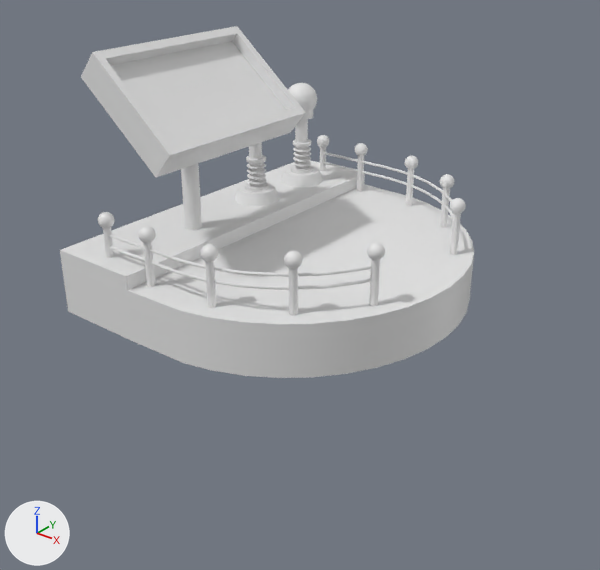
Two versions of the FBX model Assets/step04/model/04_controller.FBX, one commit apart.
Rendered twice from a camera (50 mm lens) standing at (28.61, -33.19, 4.63) and looking at (23.16, -26.38, 0.41). The axes (+X, +Y, +Z) are drawn at lower left. The lights are the same throughout. Where no turn or scale is listed for an object, it has been applied to the vertices.
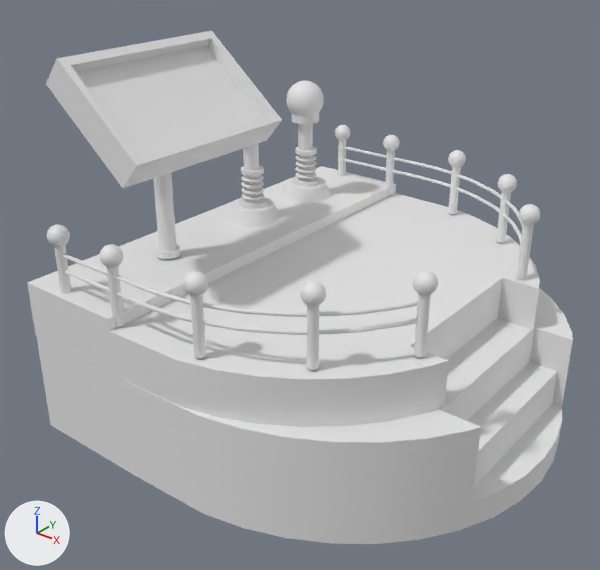
ob_group093 is not drawn itself; it is the parent of ob_sphere059, ob_untitled_004, ob_cylinder451.
ob_2_ultari003 is not drawn itself; it is the parent of ob_2_ultari004, ob_torus099, ob_torus100.
ob_group092 is not drawn itself; it is the parent of ob_cylinder450, ob_untitled_003, ob_sphere058.
ob_group099 is not drawn itself; it is the parent of ob_group087, ob_cylinder444, ob_cylinder460, ob_group104.

Boxes (x1, y1, x2, y2) around the edits, measured in the pictures (600 x 570 px; the box of a moved part takes in the faces that stretch with it):
'Cylinder446', reshaped, moved, rescaled (24% wider, 20% taller)
    before: (60, 160, 474, 378)
    after: (27, 166, 540, 427)
'Cylinder528', added
    after: (37, 288, 573, 544)
'Box136', moved
    before: (81, 26, 306, 177)
    after: (46, 31, 282, 188)
'Torus100', moved, rescaled (34% wider, 37% taller)
    before: (109, 152, 452, 277)
    after: (62, 145, 523, 317)
'Torus099', moved, rescaled (33% wider, 37% taller)
    before: (110, 162, 453, 290)
    after: (64, 159, 522, 335)
'Cylinder437', moved
    before: (181, 164, 202, 230)
    after: (153, 173, 180, 259)
'Cylinder460', moved, rescaled (20% wider, 24% taller)
    before: (235, 182, 279, 206)
    after: (227, 197, 280, 227)
'Cylinder444', moved, rescaled (16% wider, 22% taller)
    before: (281, 165, 323, 187)
    after: (281, 176, 330, 203)
'Cylinder449', moved, rescaled (40% wider, 35% taller)
    before: (289, 268, 298, 316)
    after: (306, 305, 319, 370)
'Cylinder450', moved, rescaled (50% wider, 35% taller)
    before: (369, 259, 380, 306)
    after: (414, 293, 431, 357)
'Cylinder448', moved, rescaled (42% wider, 35% taller)
    before: (205, 261, 216, 308)
    after: (190, 294, 206, 358)
'Sphere054', moved, rescaled
    before: (288, 83, 317, 112)
    after: (286, 80, 324, 116)
'Cylinder447', moved, rescaled
    before: (143, 242, 156, 287)
    after: (107, 266, 124, 327)
'Hose011', moved, rescaled (14% wider, 18% taller)
    before: (246, 155, 266, 188)
    after: (241, 165, 264, 204)
'Cylinder451', moved, rescaled (50% wider, 33% taller)
    before: (450, 213, 461, 255)
    after: (517, 223, 534, 279)
'Hose010', moved, rescaled (21% wider, 16% taller)
    before: (293, 139, 311, 170)
    after: (295, 146, 317, 182)
'Sphere057', moved, rescaled (42% wider, 42% taller)
    before: (284, 251, 302, 269)
    after: (300, 281, 326, 307)
'Sphere056', moved, rescaled (37% wider, 37% taller)
    before: (200, 244, 218, 262)
    after: (183, 271, 208, 296)
'Sphere058', moved, rescaled (37% wider, 37% taller)
    before: (367, 242, 385, 260)
    after: (413, 270, 438, 295)
'Cylinder445', moved, rescaled
    before: (295, 110, 313, 149)
    after: (292, 113, 319, 158)
'Cylinder455', moved, rescaled
    before: (103, 227, 114, 258)
    after: (54, 245, 71, 294)
'Sphere055', moved, rescaled (32% wider, 39% taller)
    before: (138, 226, 156, 243)
    after: (99, 244, 123, 268)
'Cylinder452', moved, rescaled (45% wider, 27% taller)
    before: (440, 188, 450, 228)
    after: (496, 192, 511, 243)
'Sphere063', moved, rescaled (33% wider, 41% taller)
    before: (98, 212, 115, 228)
    after: (47, 224, 70, 247)
'Cylinder453', moved, rescaled
    before: (406, 169, 414, 206)
    after: (448, 167, 461, 214)
'Sphere059', moved, rescaled (29% wider, 29% taller)
    before: (450, 198, 466, 214)
    after: (519, 204, 540, 225)
'Cylinder454', moved, rescaled (38% wider, 24% taller)
    before: (357, 156, 364, 192)
    after: (385, 150, 395, 195)
'Sphere060', moved, rescaled (33% wider, 25% taller)
    before: (440, 174, 454, 189)
    after: (498, 174, 517, 193)
'Cylinder461', moved, rescaled
    before: (249, 142, 262, 166)
    after: (243, 143, 259, 178)
'Cylinder456', moved, rescaled
    before: (320, 147, 326, 171)
    after: (338, 140, 346, 176)
'Sphere061', moved, rescaled (36% wider, 29% taller)
    before: (405, 156, 418, 169)
    after: (448, 150, 466, 167)
'Sphere062', moved, rescaled (29% wider, 21% taller)
    before: (355, 143, 368, 156)
    after: (383, 135, 400, 151)
'Sphere064', moved, rescaled (31% wider, 21% taller)
    before: (317, 135, 329, 148)
    after: (335, 125, 351, 141)
part 1 of me_mesh_028, moved or reshaped
    before: (60, 174, 474, 368)
    after: (27, 184, 540, 412)

The change in detail:
me_mesh_028 is used by ob_cylinder446; location (22.54, -25.8, 0.505); rotation (0.0, 0.0, 1.571), in degrees (0, 0, 90); scale (0.0245, 0.0245, 0.0245).
me_mesh_028 had 50 vertices, 96 faces and spanned x -92.0..92.0, y -92.0..65.0, z -19.0..13.0.
me_mesh_028 now has 46 vertices, 88 faces and spans x -92.0..92.0, y -85.0..65.0, z -19.0..13.0.
Part 1, on me_mesh_028:
12 vertices are removed from x -92.0..92.0, y -92.0..65.0, z -19.0..6.0.
70 faces are deleted.
8 vertices are added at x -35.0..34.0, y -85.0..-70.0, z -19.0..6.0.
62 new faces join them.
Mesh me_mesh_001_1 is new.
It has 62 vertices, 120 faces and spans x -2.12..3.01, y -2.72..2.72, z -1.16..0.08.
In object '2_ultari003' (ob_2_ultari003), parent is now set to ob_group138.
Object '2_ultari003' (ob_2_ultari003) moves from (22.97, -25.82, 1.007) to (-8.637, -0.676, 2.115).
Object '2_ultari003' (ob_2_ultari003) is rescaled from (0.0329, 0.0329, 0.0329) to (1.68, 1.68, 1.68).
In object 'Cylinder446' (ob_cylinder446), parent is now set to ob_group138.
Object 'Cylinder446' (ob_cylinder446) moves from (22.54, -25.8, 0.505) to (-25.76, 0.0436, -21.69).
Object 'Cylinder446' (ob_cylinder446) is rescaled from (0.0245, 0.0245, 0.0245) to (1.17, 1.17, 0.821).
Object 'Group092' (ob_group092) moves from (-0.0186, -12.33, -10.46) to (1.11, -12.33, -10.46).
Object 'Cylinder437' (ob_cylinder437) moves from (21.65, -26.59, 0.61) to (21.65, -27.02, 0.61).
In object 'Group099' (ob_group099), parent is now set to ob_group138.
Object 'Group099' (ob_group099) moves from (21.85, -24.36, 1.472) to (-64.27, 60.05, 19.46).
Object 'Group099' (ob_group099) is rescaled from (0.0254, 0.0254, 0.0254) to (1.18, 1.18, 1.18).
Object 'Box136' (ob_box136) moves from (21.8, -26.62, 2.34) to (21.8, -27.06, 2.34).
Object 'Group093' (ob_group093) moves from (-0.0186, -12.33, -10.46) to (-1.203, -12.33, -10.46).
Object 'Group138' (ob_group138) is new.
Its location is (23.53, -25.8, 0.863).
Its scale is (0.0254, 0.0254, 0.0254).
Object 'Cylinder528' (ob_cylinder528) is new; it shows me_mesh_001_1.
Its location is (23.09, -25.8, -0.18).
